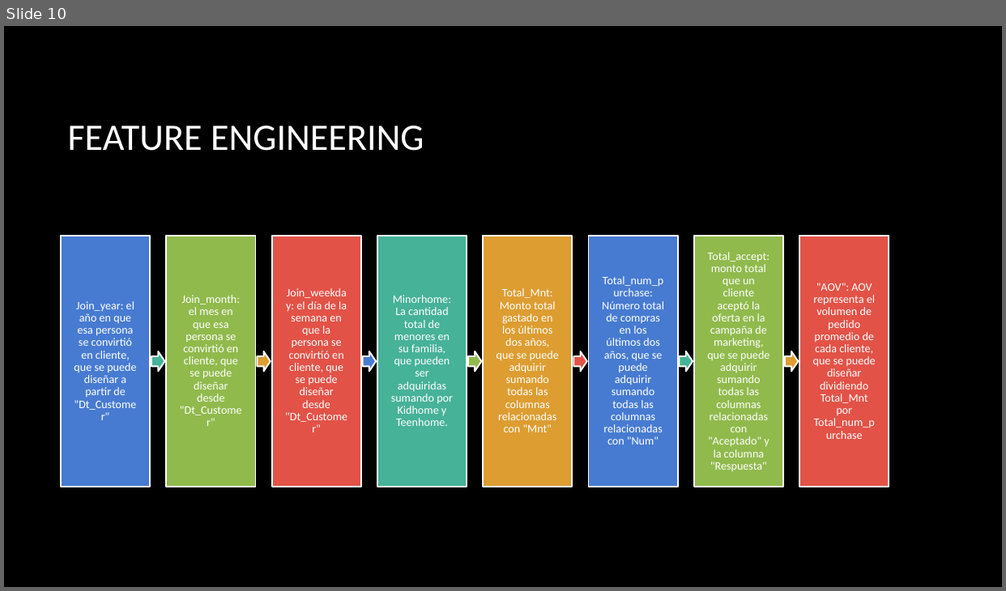
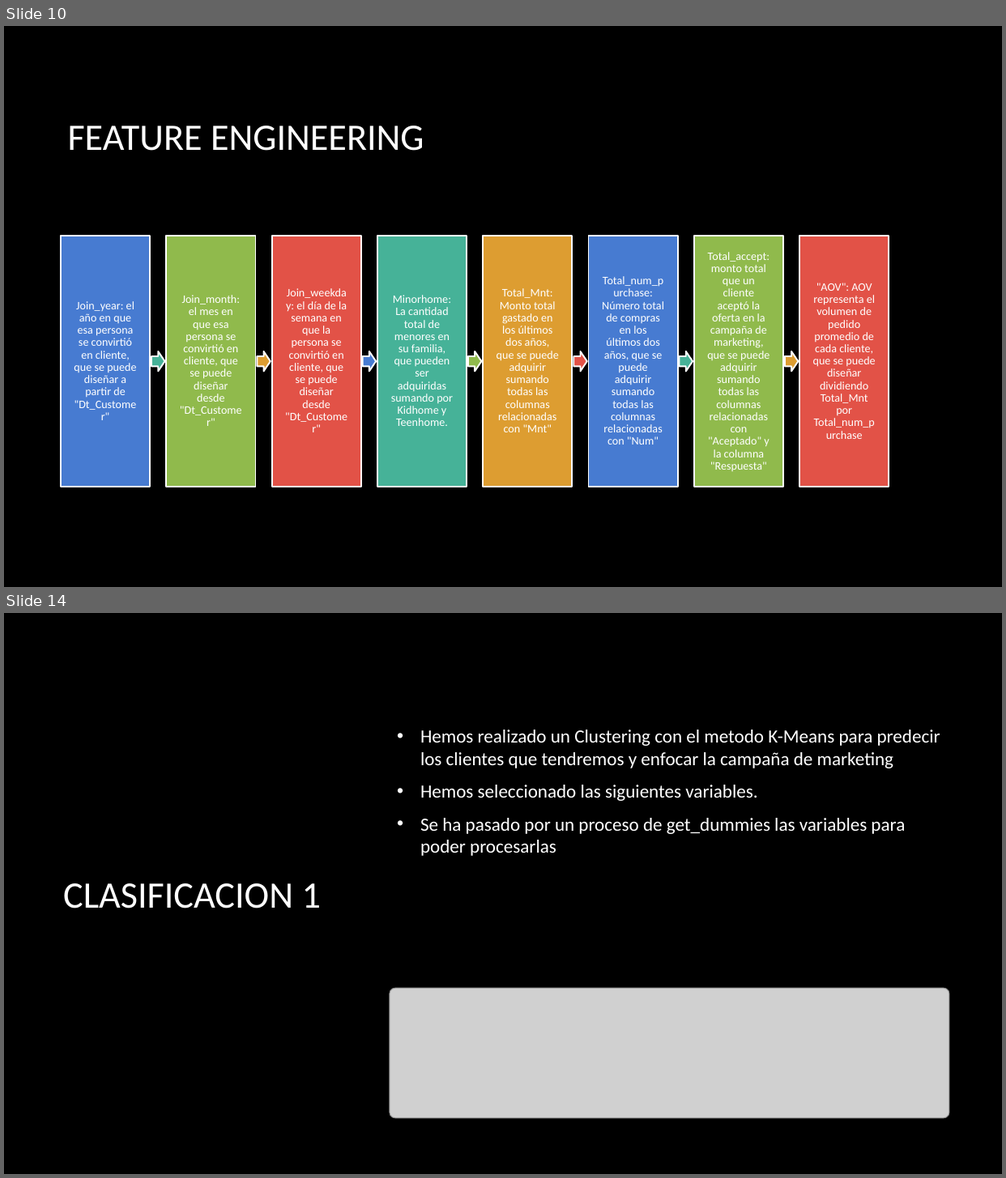
Before and after one commit to lumivalsa/ML-aplicado-MKT-Analytics, a slide deck: Presentación_mkt.pptx. Shown one above the other, each under a label of ours: slide 10 before the commit, slides 10 and 14 after it; the slides between them are not shown. The pictures are 1006x591 and 1006x1178 pixels, drawn with LibreOffice and Linux fonts; fonts in the diff are those of the drawing; grey boxes stand for pictures; background and template pictures are left out. Boxes give left, top, right and bottom in pixels: in the first picture for what was removed or moved away, otherwise in the second. Text is boxed around its words. In the diff, an @@ line names an element or a change of style, - is before the commit and + after.

```diff
--- a/Presentación_mkt.pptx
+++ b/Presentación_mkt.pptx
@@ slide 14 added at (x1=4, y1=613, x2=1002, y2=1174), background picture (left out) @@
@@ text added at (x1=420, y1=730, x2=940, y2=856), 18 pt, text #FFFFFF @@
+• Hemos realizado un Clustering con el metodo K-Means para predecir los clientes que tendremos y enfocar la campaña de marketing
+• Hemos seleccionado las siguientes variables.
+• Se ha pasado por un proceso de get_dummies las variables para poder procesarlas
@@ title added at (x1=63, y1=884, x2=321, y2=909), 36 pt, text #FFFFFF @@
+CLASIFICACION 1
@@ picture added at (x1=390, y1=988, x2=949, y2=1118) @@
```
Also in this commit, not shown: 6 other slides added, 1 slide removed, 2 other files.
